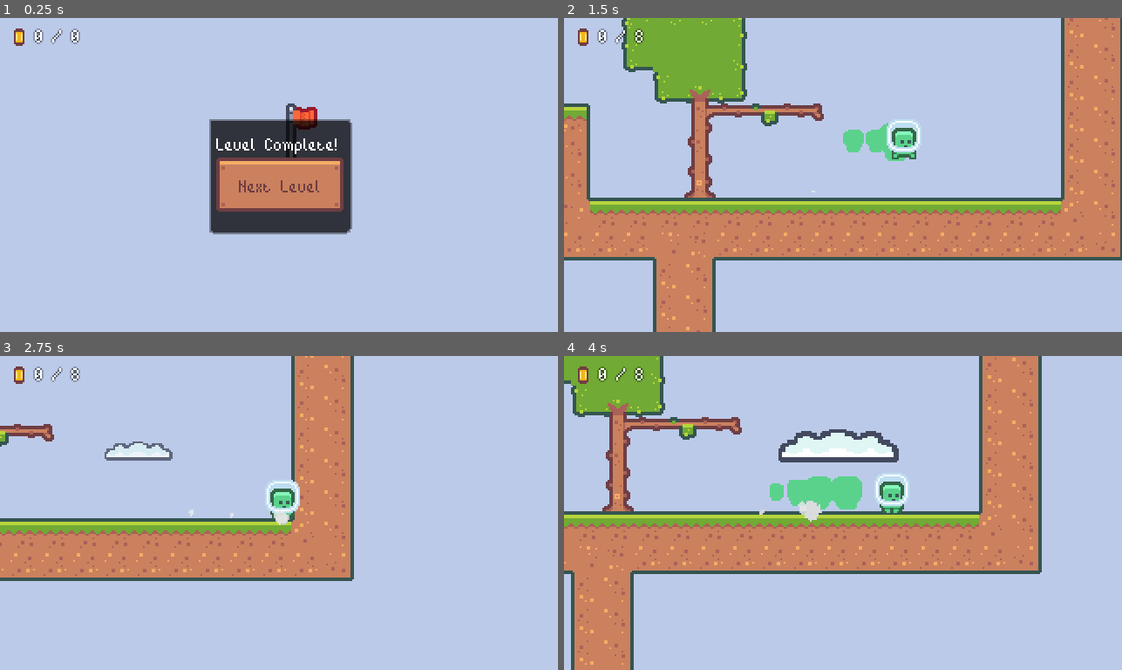
Above: before the commit, frames 1-4 (two rows, left to right).
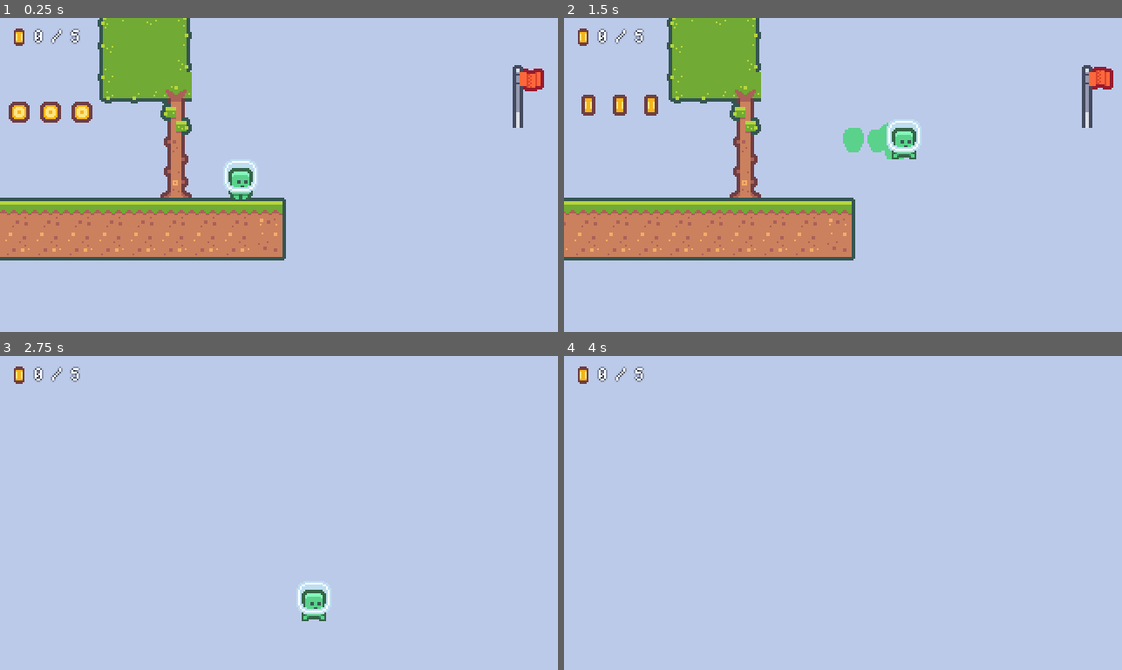
Above: after the commit, the same moments.

Repository: rosskarchner/2D-Platformer-Firebelly-Course
Game: Godot game, scene res://scenes/levels/level_005.tscn
The game is run twice, just before and just after one commit, with the same random seed, the same clock (stepped at 60 frames per second) and the same inputs. This scene is started directly instead of the project's main scene.
Inputs (mouse positions are in pixels of both pictures, inside the frame that each line leads up to):
- Up to frame 1 (0.25 s): no input
- Up to frame 2 (1.5 s): click (843, 184) at 0.5 s, where only the run before the commit has a clickable "Next Level"; tap Enter (ui_accept) at 1.25 s; move the mouse to (965, 159) at 1.27 s; hold Right (ui_right) from 1.28 s (still down); tap Shift (dash) at 1.35 s
- Up to frame 3 (2.75 s): keep holding Right (ui_right); tap Enter (ui_accept) at 1.52, 2.27 s; move the mouse to (167, 528) at 2.02 s; tap Shift (dash) at 2.1 s
- Up to frame 4 (4 s): move the mouse to (898, 443) at 2.77 s; release Right (ui_right) at 2.78 s; hold Left (ui_left) 2.78-3.53 s; tap Shift (dash) at 2.85, 3.6 s; move the mouse to (815, 575) at 3.52 s; hold Right (ui_right) from 3.53 s (still down); tap Enter (ui_accept) at 3.77 s

The runs differ from the first frame. In frame 1, 25% of the frame differs, in the area x 0-98%, y 0-78%; in frame 2, 28%; in frame 3, 20%; in frame 4, 35%, in the area x 0-86%, y 0-100%.

Commit message:
updated levels

Diff:
--- a/resources/theme.tres
+++ b/resources/theme.tres
@@ -41,6 +41,7 @@
 spacing_bottom = -2
 
 [resource]
+default_base_scale = 1.0
 default_font = SubResource("FontVariation_lmt4i")
 default_font_size = 16
 Button/colors/font_color = Color(0.435294, 0.243137, 0.262745, 1)
--- a/scenes/levels/level_005.tscn
+++ b/scenes/levels/level_005.tscn
@@ -3,3 +3,15 @@
 [ext_resource type="PackedScene" uid="uid://d4ls4aj72dgw7" path="res://scenes/base_level.tscn" id="1_q5v0t"]
 
 [node name="Level 5" instance=ExtResource("1_q5v0t")]
+
+[node name="Flag" parent="." index="2"]
+position = Vector2(76, -4)
+
+[node name="TileMap" parent="." index="3"]
+layer_0/tile_data = PackedInt32Array(196601, 65537, 9, 196602, 65537, 9, 262138, 65537, 11, 262139, 65537, 11, 262140, 131073, 11, 262137, 65537, 11, 196603, 65537, 9, 196604, 131073, 9, -196617, 1114113, 0, -131081, 1114113, 1, -131080, 1179649, 1, -65544, 1179649, 2, -131079, 1245185, 1, -196615, 1245185, 0, -196616, 1179649, 0, -65545, 1114113, 2, -65543, 1245185, 2, 262136, 65537, 11, 196600, 65537, 9, 262135, 65537, 11, 196599, 65537, 9, 262134, 65537, 11, 196598, 65537, 9, 262133, 65537, 11, 196597, 65537, 9, 262132, 65537, 11, 196596, 65537, 9, 262131, 65537, 11, 196595, 65537, 9, 262130, 65537, 11, 196594, 65537, 9, 262129, 65537, 11, 196593, 65537, 9, 262128, 65537, 11, 196592, 65537, 9, 262127, 1, 11, 196591, 1, 9, 131057, 0, 131072, -14, 2, 65536, -13, 2, 65536, -12, 2, 65536, -11, 2, 65536, -10, 2, 65536)
+
+[node name="DecorativeTilemap" parent="." index="4"]
+layer_0/tile_data = PackedInt32Array(-65543, 1114113, 4, -7, 1048577, 4, 65529, 1048577, 5, 131065, 1114113, 6)
+
+[node name="Player" parent="." index="10"]
+position = Vector2(-80, 4)
--- /dev/null
+++ b/scenes/ui/animated_button.gd
@@ -0,0 +1,22 @@
+extends Button
+
+
+# Called when the node enters the scene tree for the first time.
+func _ready():
+	var mouse_entered = func():
+		$HoverAnimationPlayer.play("hover")
+
+	var mouse_exited = func():
+		$HoverAnimationPlayer.play_backwards("hover")
+
+	var clicked = func():
+		$ClickAnimationPlayer.play("click")
+
+	connect("mouse_entered", mouse_entered)
+	connect("mouse_entered", mouse_exited)
+	connect("pressed", clicked)
+
+
+# Called every frame. 'delta' is the elapsed time since the previous frame.
+func _process(delta):
+	pivot_offset = custom_minimum_size /2
--- /dev/null
+++ b/scenes/ui/animated_button.tscn
@@ -0,0 +1,76 @@
+[gd_scene load_steps=6 format=3 uid="uid://bmircs0hpgmye"]
+
+[ext_resource type="Theme" uid="uid://b5lyr6r1oacdv" path="res://resources/theme.tres" id="1_fuaeh"]
+[ext_resource type="Script" path="res://scenes/ui/animated_button.gd" id="2_00e0h"]
+
+[sub_resource type="Animation" id="Animation_fcsi1"]
+resource_name = "click"
+length = 0.3
+tracks/0/type = "value"
+tracks/0/imported = false
+tracks/0/enabled = true
+tracks/0/path = NodePath(".:rotation")
+tracks/0/interp = 2
+tracks/0/loop_wrap = true
+tracks/0/keys = {
+"times": PackedFloat32Array(0, 0.1, 0.2, 0.3),
+"transitions": PackedFloat32Array(1, 1, 1, 1),
+"update": 0,
+"values": [0.0, 0.0872665, -0.0523599, 0.0]
+}
+
+[sub_resource type="Animation" id="Animation_72837"]
+resource_name = "hover"
+length = 0.2
+tracks/0/type = "value"
+tracks/0/imported = false
+tracks/0/enabled = true
+tracks/0/path = NodePath(".:custom_minimum_size")
+tracks/0/interp = 2
+tracks/0/loop_wrap = true
+tracks/0/keys = {
+"times": PackedFloat32Array(0, 0.1, 0.2),
+"transitions": PackedFloat32Array(1, 1, 1),
+"update": 0,
+"values": [Vector2(96, 24), Vector2(112, 24), Vector2(96, 24)]
+}
+tracks/1/type = "value"
+tracks/1/imported = false
+tracks/1/enabled = true
+tracks/1/path = NodePath(".:size")
+tracks/1/interp = 1
+tracks/1/loop_wrap = true
+tracks/1/keys = {
+"times": PackedFloat32Array(0, 0.1, 0.2),
+"transitions": PackedFloat32Array(1, 1, 1),
+"update": 0,
+"values": [Vector2(112, 24), Vector2(112, 24), Vector2(96, 31)]
+}
+
+[sub_resource type="AnimationLibrary" id="AnimationLibrary_rac7f"]
+_data = {
+"click": SubResource("Animation_fcsi1"),
+"hover": SubResource("Animation_72837")
+}
+
+[node name="AnimatedButton" type="Button"]
+custom_minimum_size = Vector2(112, 24)
+offset_right = 112.0
+offset_bottom = 31.0
+pivot_offset = Vector2(48, 12)
+size_flags_horizontal = 4
+size_flags_vertical = 4
+focus_mode = 0
+theme = ExtResource("1_fuaeh")
+text = "TEST TEXT"
+script = ExtResource("2_00e0h")
+
+[node name="HoverAnimationPlayer" type="AnimationPlayer" parent="."]
+libraries = {
+"": SubResource("AnimationLibrary_rac7f")
+}
+
+[node name="ClickAnimationPlayer" type="AnimationPlayer" parent="."]
+libraries = {
+"": SubResource("AnimationLibrary_rac7f")
+}
--- /dev/null
+++ b/scenes/ui/test_scene.tscn
@@ -0,0 +1,17 @@
+[gd_scene load_steps=2 format=3 uid="uid://h1dgsos74the"]
+
+[ext_resource type="PackedScene" uid="uid://bmircs0hpgmye" path="res://scenes/ui/animated_button.tscn" id="1_75sek"]
+
+[node name="VBoxContainer" type="VBoxContainer"]
+custom_minimum_size = Vector2(112, 0)
+offset_right = 40.0
+offset_bottom = 40.0
+
+[node name="AnimatedButton" parent="." instance=ExtResource("1_75sek")]
+layout_mode = 2
+
+[node name="AnimatedButton2" parent="." instance=ExtResource("1_75sek")]
+layout_mode = 2
+
+[node name="AnimatedButton4" parent="." instance=ExtResource("1_75sek")]
+layout_mode = 2
